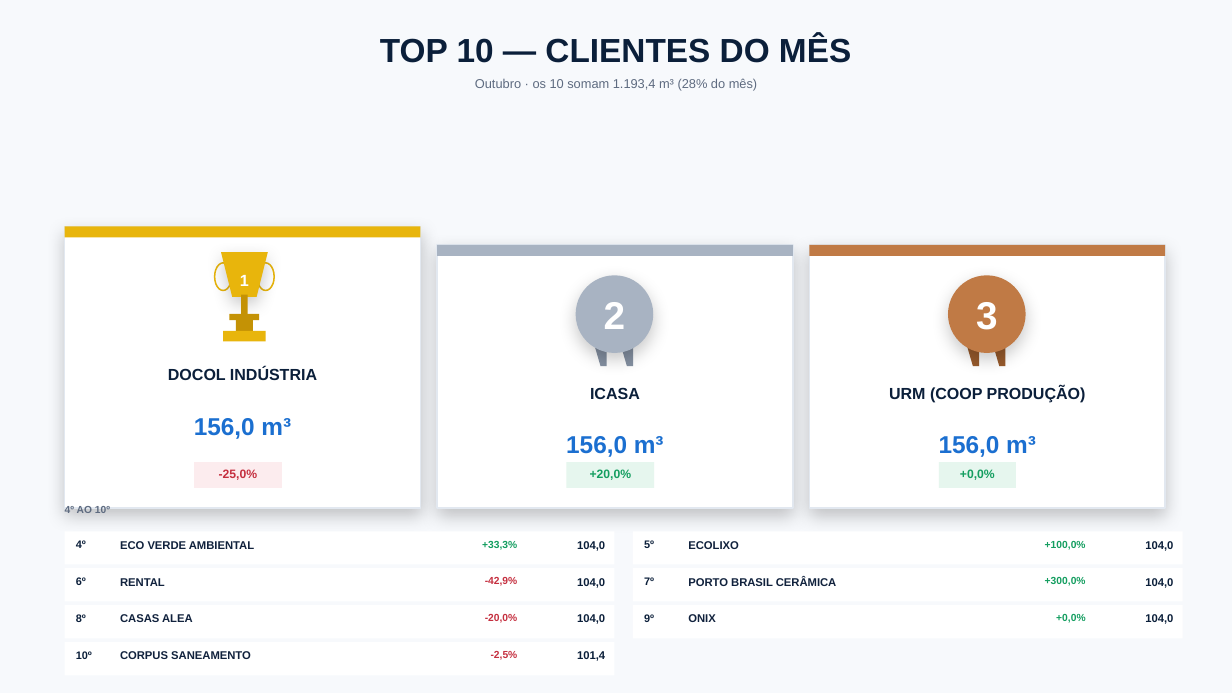
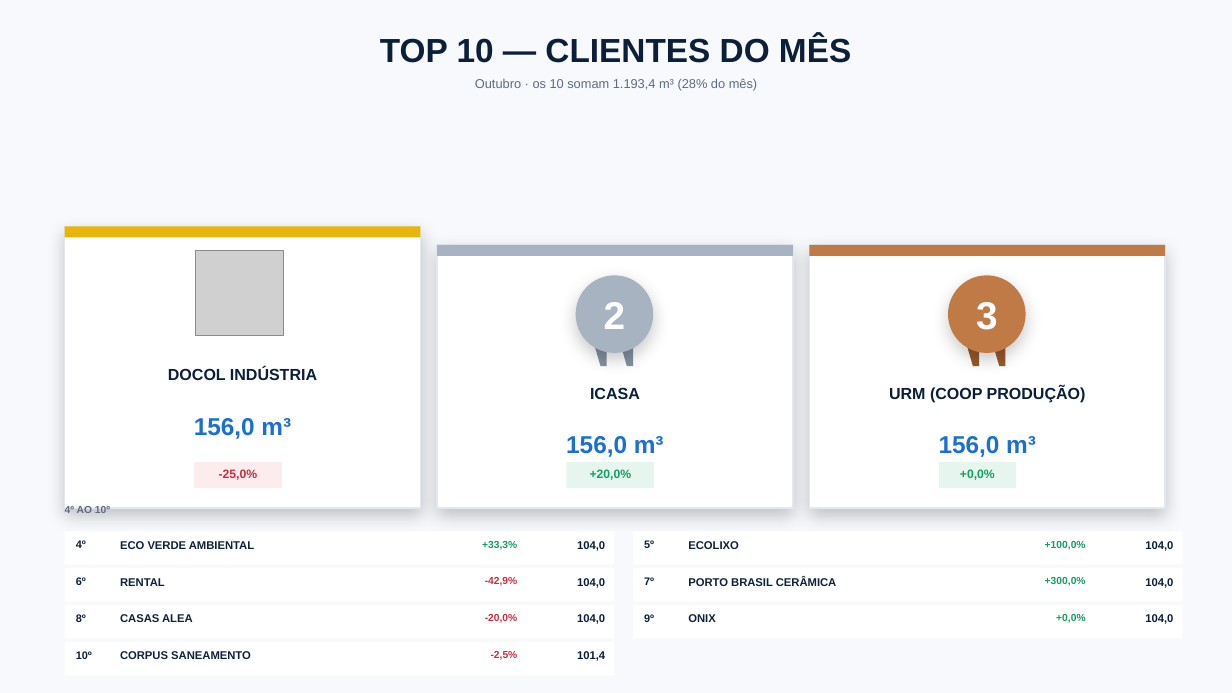
Before and after one commit to philippbrmultiplus-rgb/multiplus-crm, a slide deck: slide 11 of public/apresentacao-paulinia-outubro-2026.pptx. Drawn at 1232x693 pixels with LibreOffice and Linux fonts; fonts in the diff are those of the drawing; grey boxes stand for pictures. Boxes give left, top, right and bottom in pixels: in the first picture for what was removed or moved away, otherwise in the second. Text is boxed around its words. In the diff, an @@ line names an element or a change of style, - is before the commit and + after.

```diff
--- a/public/apresentacao-paulinia-outubro-2026.pptx
+++ b/public/apresentacao-paulinia-outubro-2026.pptx
@@ picture added at bbox=[196, 250, 284, 335] @@
@@ ellipse removed at bbox=[214, 263, 231, 291] @@
@@ trapezoid removed at bbox=[221, 252, 268, 297] @@
@@ ellipse removed at bbox=[257, 263, 274, 291] @@
@@ text removed at bbox=[240, 275, 249, 286] @@
-1
@@ rectangle removed at bbox=[241, 295, 248, 316] @@
@@ rectangle removed at bbox=[229, 314, 259, 321] @@
@@ rectangle removed at bbox=[236, 318, 252, 333] @@
@@ rectangle removed at bbox=[224, 331, 266, 341] @@
```
Also in this commit, not shown: 1 slide added, 1 slide removed.
